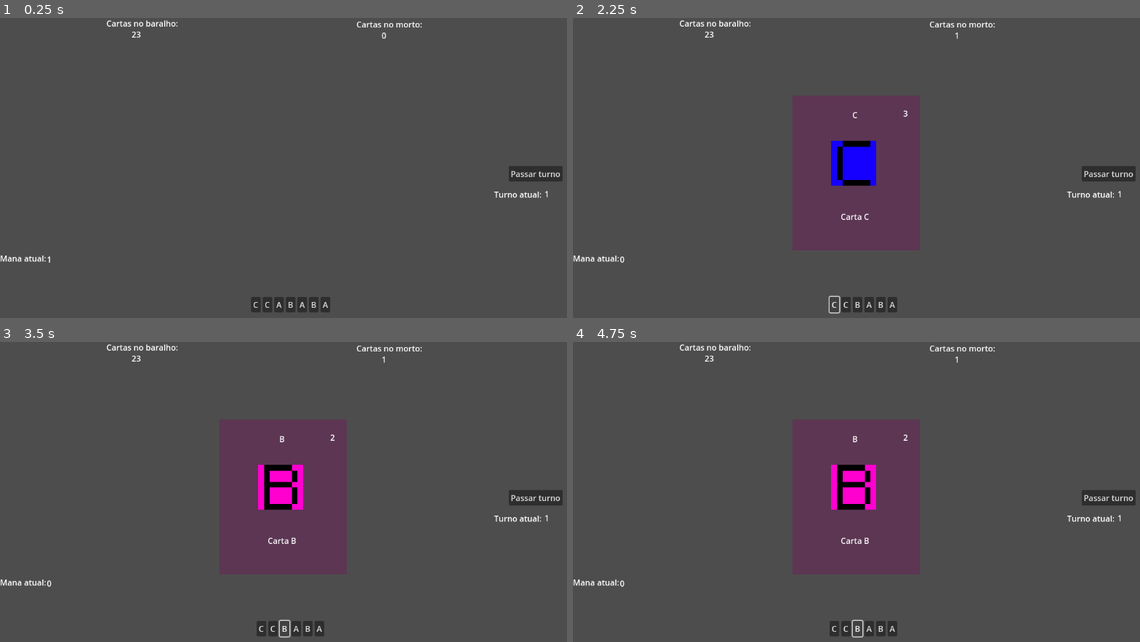
Above: before the commit, frames 1-4 (two rows, left to right).
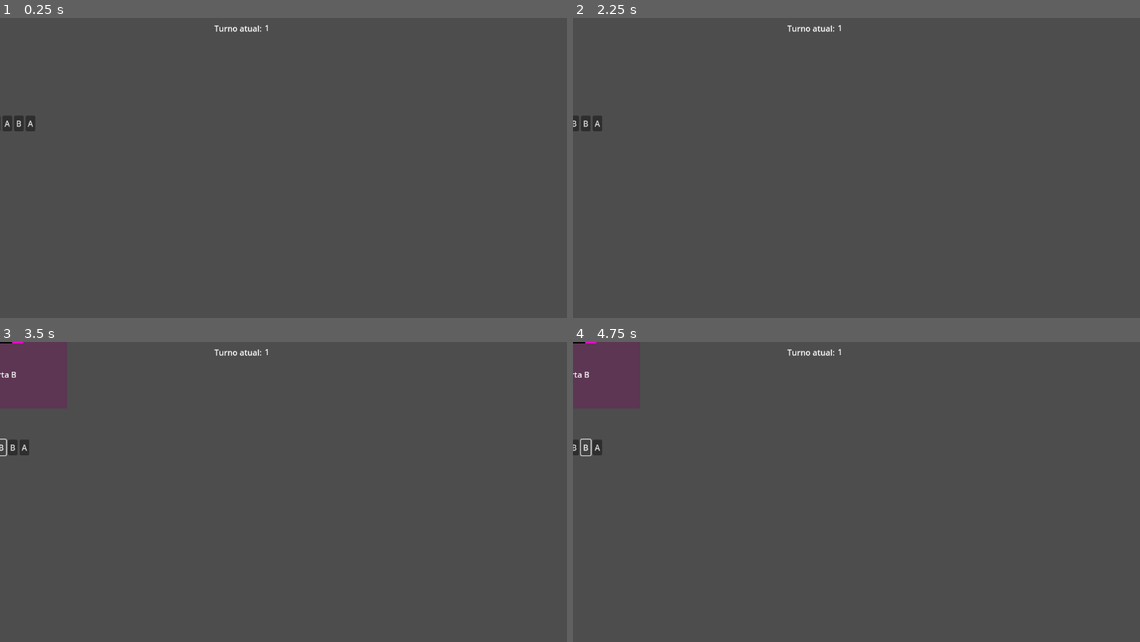
Above: after the commit, the same moments.

Repository: gdp-ufrj/alikia
Game: Godot game, scene res://Scenes/deck_system.tscn
The game is run twice, just before and just after one commit, with the same random seed, the same clock (stepped at 60 frames per second) and the same inputs.
Inputs (mouse positions are in pixels of both pictures, inside the frame that each line leads up to):
- Up to frame 1 (0.25 s): no input
- Up to frame 2 (2.25 s): click (828, 306) at 0.5 s, where only the run before the commit has a clickable "C"; click "A" at 1.25 s; click (833, 306) at 2 s, where only the run before the commit has a clickable "C"
- Up to frame 3 (3.5 s): click "B" at 2.75 s
- Up to frame 4 (4.75 s): click (845, 630) at 3.5 s, where only the run before the commit has a clickable "C"; click "B" at 4.25 s

The runs differ from the first frame. In frame 1, 1.8% of the frame differs, in the area x 0-100%, y 0-99%; in frame 2, 2.9%; in frame 3, 3.0%; in frame 4, 3.0%.

Commit message:
feat: Merge das cenas

Diff:
--- a/Scenes/battle.tscn
+++ b/Scenes/battle.tscn
@@ -81,14 +81,11 @@
 layer_2/y_sort_enabled = false
 layer_2/y_sort_origin = 0
 layer_2/z_index = 0
-layer_2/tile_data = PackedInt32Array(-131070, 2, 0, -65534, 2, 1, -131069, 65538, 0, -65533, 65538, 1, 65540, 2, 0, 131076, 2, 1, 2, 2, 0, 65538, 2, 1, -262140, 2, 0, -196604, 2, 1)
+layer_2/tile_data = PackedInt32Array(-131069, 65538, 0, -65533, 65538, 1, 65540, 2, 0, 131076, 2, 1, 65538, 2, 1, -262140, 2, 0, -196604, 2, 1)
 script = ExtResource("4_cce2n")
 
 [node name="Player" parent="." instance=ExtResource("2_c5tmv")]
 position = Vector2(15, -17)
-
-[node name="Camera2D" type="Camera2D" parent="."]
-zoom = Vector2(1.5, 1.5)
 
 [node name="Move" type="Button" parent="."]
 offset_left = -60.0
@@ -97,12 +94,14 @@
 offset_bottom = -170.0
 text = "Mover Inimigo
 "
+metadata/_edit_use_anchors_ = true
 
 [node name="Enemies" type="Node2D" parent="."]
 script = ExtResource("6_epmfg")
 
 [node name="Enemy" parent="Enemies" instance=ExtResource("6_ot51i")]
-position = Vector2(290, -257)
+visible = false
+position = Vector2(335, -32)
 
 [node name="Enemy2" parent="Enemies" instance=ExtResource("6_ot51i")]
 position = Vector2(175, 14)
--- a/Scenes/deck_system.tscn
+++ b/Scenes/deck_system.tscn
@@ -10,10 +10,8 @@
 
 [node name="DeckSystem" type="Node2D"]
 
-[node name="Camera2D" type="Camera2D" parent="."]
-offset = Vector2(576, 324)
-
 [node name="Deck" type="Node2D" parent="." node_paths=PackedStringArray("deck_count_label", "discard_count_label")]
+position = Vector2(-555, -330)
 script = ExtResource("1_pdggs")
 deck_count_label = NodePath("DeckControl/DeckCount")
 discard_count_label = NodePath("DiscardControl/DiscardCount")
@@ -27,12 +25,14 @@
 offset_top = -1.0
 offset_right = 432.0
 offset_bottom = 97.0
+metadata/_edit_use_anchors_ = true
 
 [node name="Label" type="Label" parent="Deck/DeckControl"]
 layout_mode = 0
 offset_right = 40.0
 offset_bottom = 23.0
 text = "Cartas no baralho:"
+metadata/_edit_use_anchors_ = true
 
 [node name="DeckCount" type="Label" parent="Deck/DeckControl"]
 layout_mode = 0
@@ -41,6 +41,7 @@
 offset_right = 90.0
 offset_bottom = 48.0
 text = "0"
+metadata/_edit_use_anchors_ = true
 
 [node name="DiscardControl" type="Control" parent="Deck"]
 layout_mode = 3
@@ -49,12 +50,14 @@
 offset_top = 1.0
 offset_right = 864.0
 offset_bottom = 82.0
+metadata/_edit_use_anchors_ = true
 
 [node name="Label" type="Label" parent="Deck/DiscardControl"]
 layout_mode = 0
 offset_right = 40.0
 offset_bottom = 23.0
 text = "Cartas no morto:"
+metadata/_edit_use_anchors_ = true
 
 [node name="DiscardCount" type="Label" parent="Deck/DiscardControl"]
 layout_mode = 0
@@ -63,9 +66,10 @@
 offset_right = 90.0
 offset_bottom = 48.0
 text = "0"
+metadata/_edit_use_anchors_ = true
 
 [node name="Hand" type="Node2D" parent="." node_paths=PackedStringArray("deck", "hand_buttons_control", "mana_count_label")]
-position = Vector2(30, 30)
+position = Vector2(-555, -330)
 script = ExtResource("3_yw3pl")
 deck = NodePath("../Deck")
 hand_buttons_control = NodePath("Control/HandButtons")
@@ -78,6 +82,7 @@
 offset_top = 473.0
 offset_right = 1121.0
 offset_bottom = 617.0
+metadata/_edit_use_anchors_ = true
 
 [node name="ManaLabel" type="Label" parent="Hand/Control"]
 layout_mode = 1
@@ -89,6 +94,7 @@
 offset_right = -0.0800095
 offset_bottom = -0.0719995
 text = "Mana atual:"
+metadata/_edit_use_anchors_ = true
 
 [node name="ManaLabelCount" type="Label" parent="Hand/Control"]
 layout_mode = 1
@@ -102,6 +108,7 @@
 offset_right = 0.503998
 offset_bottom = -0.0719995
 text = "0"
+metadata/_edit_use_anchors_ = true
 
 [node name="HandButtons" type="HBoxContainer" parent="Hand/Control"]
 layout_mode = 0
@@ -109,10 +116,17 @@
 offset_right = 1153.0
 offset_bottom = 146.0
 alignment = 1
+metadata/_edit_use_anchors_ = true
 
 [node name="CardZoomControl" parent="." instance=ExtResource("3_mfhcc")]
+offset_left = -120.0
+offset_top = -176.0
+offset_right = 133.0
+offset_bottom = 132.0
+metadata/_edit_use_anchors_ = true
 
 [node name="TurnManager" parent="." instance=ExtResource("7_43hh3")]
+position = Vector2(-555, -330)
 
 [connection signal="on_card_zoom_enter" from="Hand" to="CardZoomControl" method="_on_hand_on_card_zoom_enter"]
 [connection signal="on_card_zoom_exit" from="Hand" to="CardZoomControl" method="_on_hand_on_card_zoom_exit"]
--- /dev/null
+++ b/Scenes/main_game.tscn
@@ -0,0 +1,12 @@
+[gd_scene load_steps=3 format=3 uid="uid://cvprqudv22o52"]
+
+[ext_resource type="PackedScene" uid="uid://bpm7lq1u5rc80" path="res://Scenes/battle.tscn" id="1_qgbnj"]
+[ext_resource type="PackedScene" uid="uid://b6wjwe3k5uxst" path="res://Scenes/deck_system.tscn" id="2_5g71h"]
+
+[node name="Node2D" type="Node2D"]
+
+[node name="Battle" parent="." instance=ExtResource("1_qgbnj")]
+
+[node name="DeckSystem" parent="." instance=ExtResource("2_5g71h")]
+
+[node name="Camera2D" type="Camera2D" parent="."]
